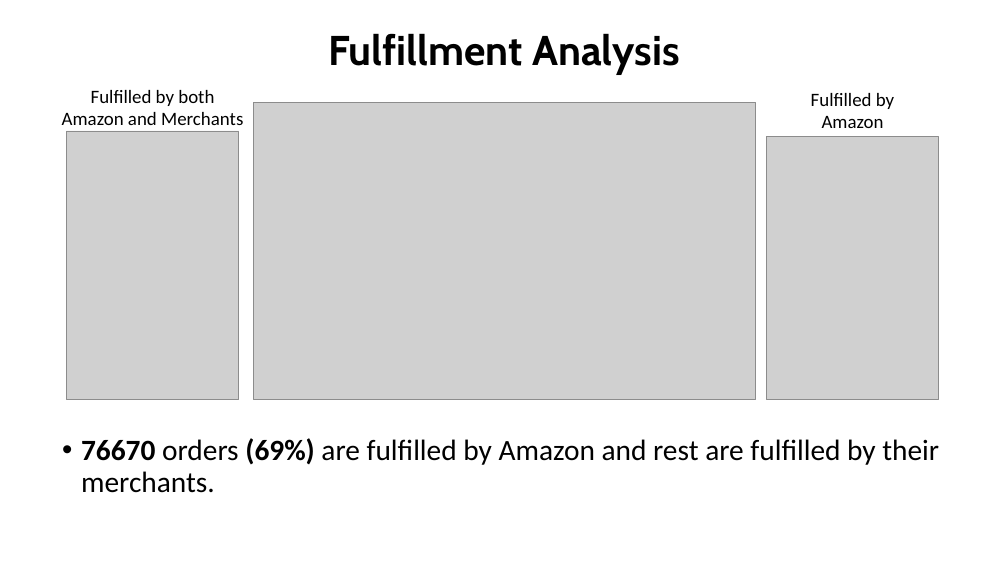
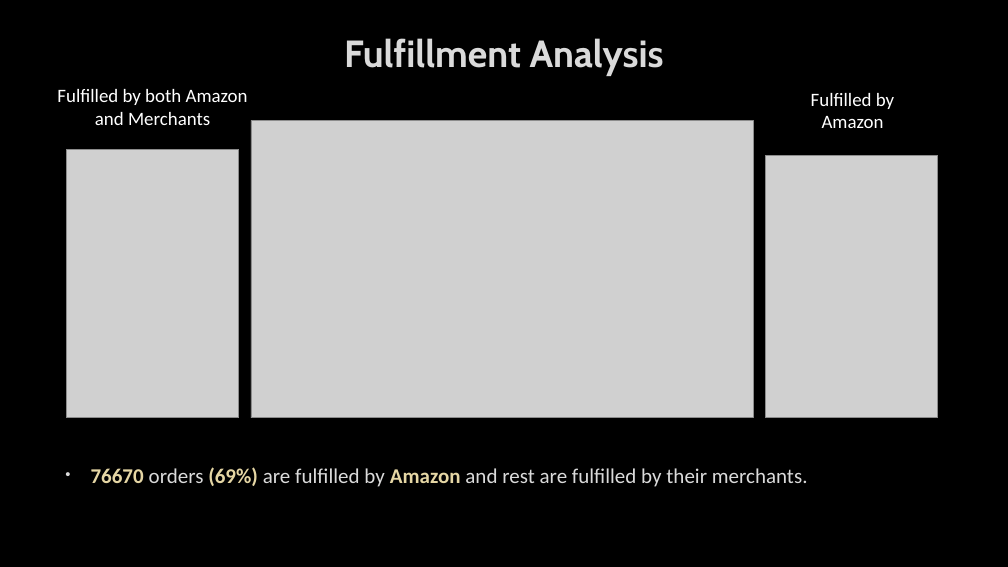
Before and after one commit to saikrishnatandasi/amazon-innobyte, a slide deck: slide 14 of Amazon Sales Analysis.pptx. Drawn at 1008x567 pixels with LibreOffice and Linux fonts; fonts in the diff are those of the drawing; grey boxes stand for pictures; background and template pictures are left out. Boxes give left, top, right and bottom in pixels: in the first picture for what was removed or moved away, otherwise in the second. Text is boxed around its words. In the diff, an @@ line names an element or a change of style, - is before the commit and + after.

```diff
--- a/Amazon Sales Analysis.pptx
+++ b/Amazon Sales Analysis.pptx
@@ background #FFFFFF to picture (left out) @@
@@ title "Fulfillment Analysis" at box(344, 38, 664, 76): size 39.6 to 36 pt, text colour #000000 to #DADADA, letter outline none to #404040 0.75 pt; line spacing 0.9 to 1 @@
@@ text "Fulfilled by both Amazon and ..." at box(57, 89, 248, 125): text colour #000000 to #FFFFFF @@
@@ text "Fulfilled by Amazon" at box(811, 93, 894, 128): text colour #000000 to #FFFFFF @@
@@ 3 pictures: place and size @@
-3 pictures at box(67, 102, 939, 400)
+3 pictures at box(67, 120, 938, 418)
@@ text "76670 orders (69%) are fulfilled ...": place and size @@
-text "76670 orders (69%) are fulfilled ..." at box(81, 438, 939, 493)
+text "76670 orders (69%) are fulfilled ..." at box(91, 467, 808, 487)
@@ text "76670 orders (69%) are fulfilled ..." at box(91, 467, 808, 487): size 28 to 20 pt, letter outline none to #404040 0.75 pt; text colour #000000 to #E5D6A4 in "76670 (69%) Amazon"; text colour #000000 to #DADADA in "orders are fulfilled by and rest are ..."; bold on in "Amazon"; indent changed; line spacing 0.9 to 1 @@
```
Also in this commit, not shown: 15 other slides changed, 2 slides added, 1 other file.
